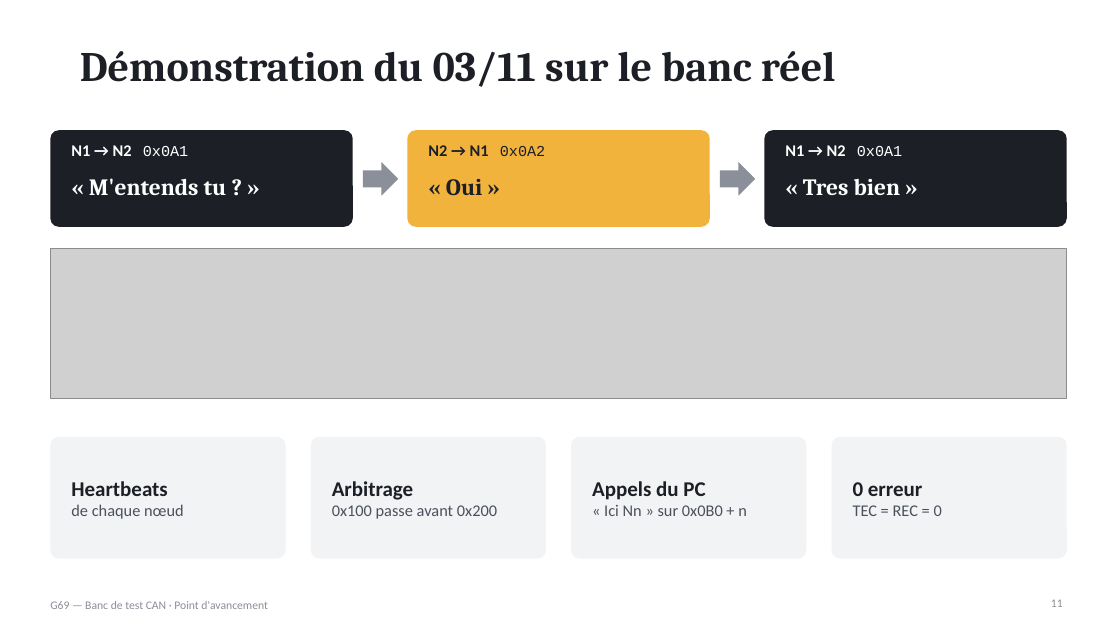
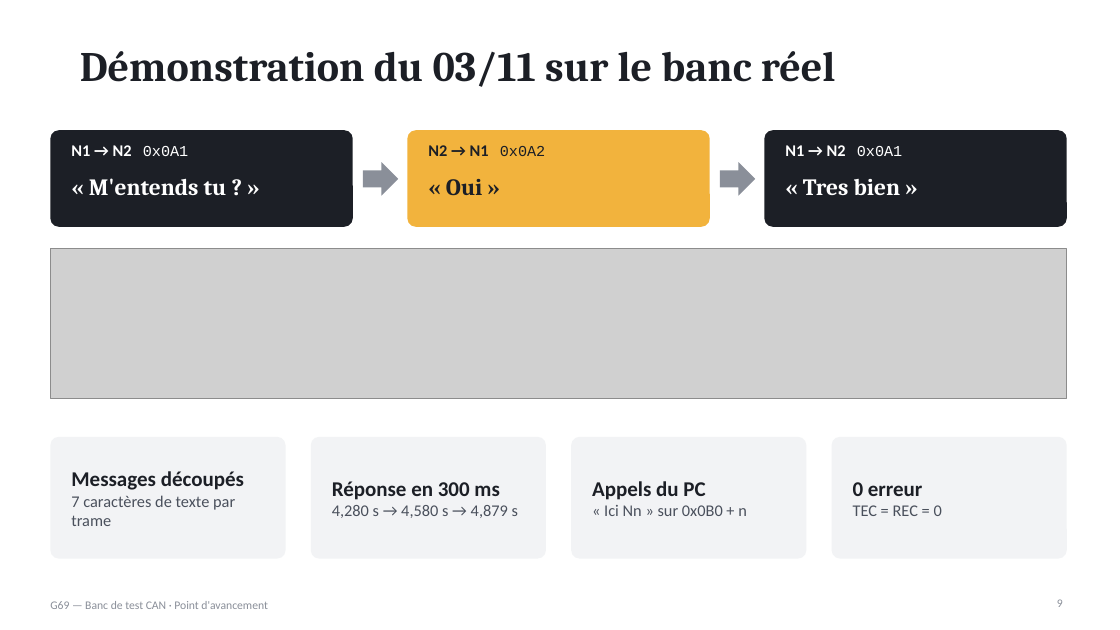
Before and after one commit to xopigun/Projet2A, a slide deck: slide 9 of banc-can/docs/presentation/Avancement_Bus_CAN_G69.pptx (slide 11 before the commit). Drawn at 1120x630 pixels with LibreOffice and Linux fonts; fonts in the diff are those of the drawing; grey boxes stand for pictures. Boxes give left, top, right and bottom in pixels: in the first picture for what was removed or moved away, otherwise in the second. Text is boxed around its words. In the diff, an @@ line names an element or a change of style, - is before the commit and + after.

```diff
--- a/banc-can/docs/presentation/Avancement_Bus_CAN_G69.pptx
+++ b/banc-can/docs/presentation/Avancement_Bus_CAN_G69.pptx
@@ text at (71,471,244,526): text changed @@
-Heartbeats
-de chaque nœud
+Messages découpés
+7 caractères de texte par trame
@@ text at (332,481,518,518): text changed @@
-Arbitrage
-0x100 passe avant 0x200
+Réponse en 300 ms
+4,280 s → 4,580 s → 4,879 s
@@ page number at (1057,599,1063,607): text changed @@
-11
+9
```
Also in this commit, not shown: 4 other slides changed, 3 slides removed.
